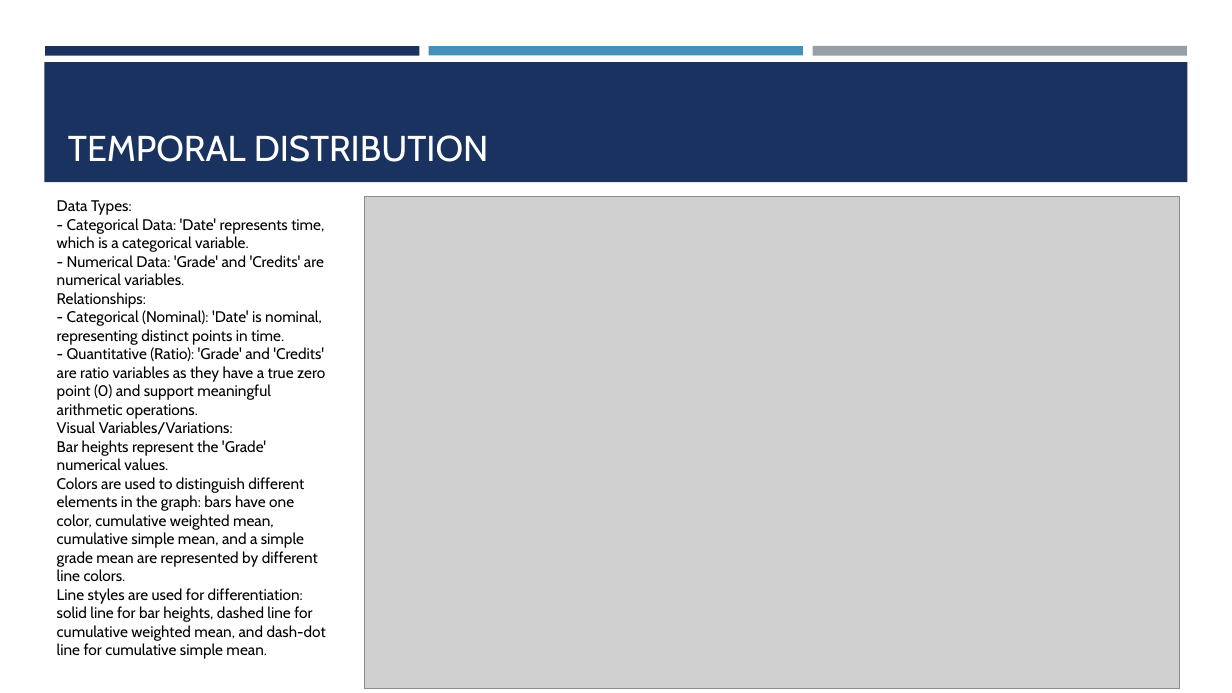
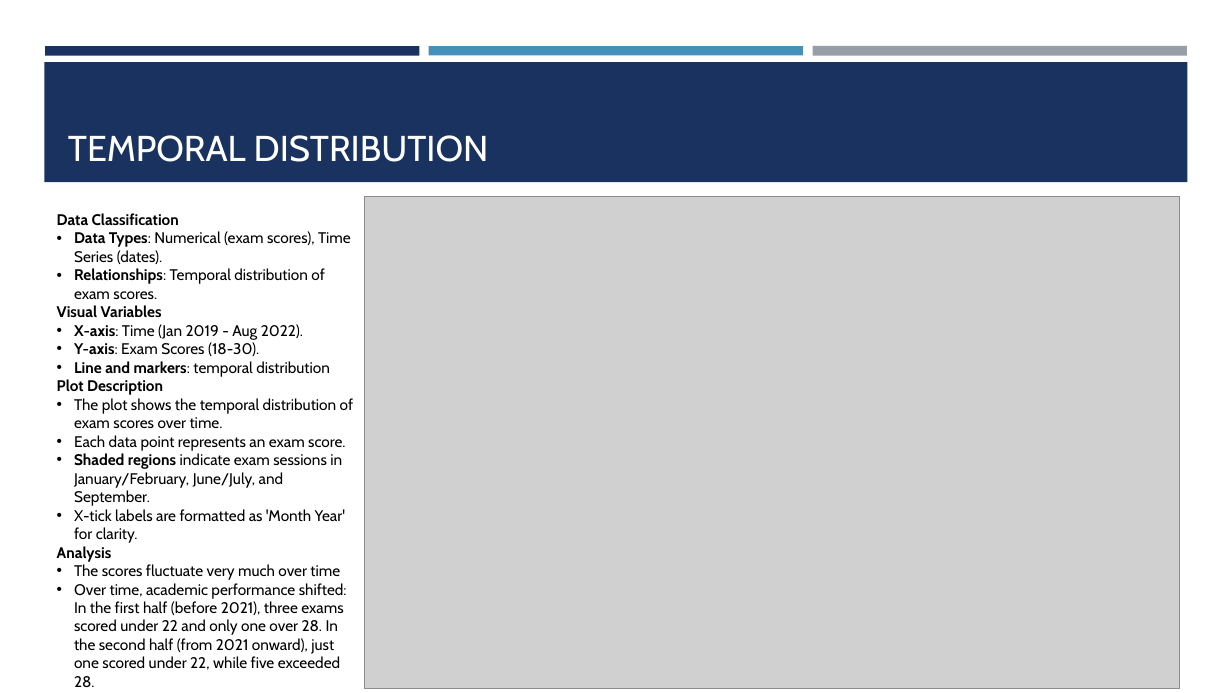
Before and after one commit to francesco-fortunato/VisualAnalytics_HWs, a slide deck: slide 3 of Homework 1/Visual Analytics - Homework I.pptx. Drawn at 1232x693 pixels with LibreOffice and Linux fonts; fonts in the diff are those of the drawing; grey boxes stand for pictures. Boxes give left, top, right and bottom in pixels: in the first picture for what was removed or moved away, otherwise in the second. Text is boxed around its words. In the diff, an @@ line names an element or a change of style, - is before the commit and + after.

```diff
--- a/Homework 1/Visual Analytics - Homework I.pptx
+++ b/Homework 1/Visual Analytics - Homework I.pptx
@@ text at box(57, 213, 353, 688): text changed @@
-Data Types:
-- Categorical Data: 'Date' represents time, which is a categorical variable.
-- Numerical Data: 'Grade' and 'Credits' are numerical variables.
-Relationships:
-- Categorical (Nominal): 'Date' is nominal, representing distinct points in time.
-- Quantitative (Ratio): 'Grade' and 'Credits' are ratio variables as they have a true zero point (0) and support meaningful arithmetic operations.
-Visual Variables/Variations:
-Bar heights represent the 'Grade' numerical values.
-Colors are used to distinguish different elements in the graph: bars have one color, cumulative weighted mean, cumulative simple mean, and a simple grade mean are represented by different line colors.
-Line styles are used for differentiation: solid line for bar heights, dashed line for cumulative weighted mean, and dash-dot line for cumulative simple mean.
+Data Classification
+• Data Types: Numerical (exam scores), Time Series (dates).
+• Relationships: Temporal distribution of exam scores.
+Visual Variables
+• X-axis: Time (Jan 2019 - Aug 2022).
+• Y-axis: Exam Scores (18-30).
+• Line and markers: temporal distribution
+Plot Description
+• The plot shows the temporal distribution of exam scores over time.
+• Each data point represents an exam score.
+• Shaded regions indicate exam sessions in January/February, June/July, and September.
+• X-tick labels are formatted as 'Month Year' for clarity.
+Analysis
+• The scores fluctuate very much over time
+• Over time, academic performance shifted: In the first half (before 2021), three exams scored under 22 and only one over 28. In the second half (from 2021 onward), just one scored under 22, while five exceeded 28.
```
Also in this commit, not shown: 3 other slides changed, 10 other files.
